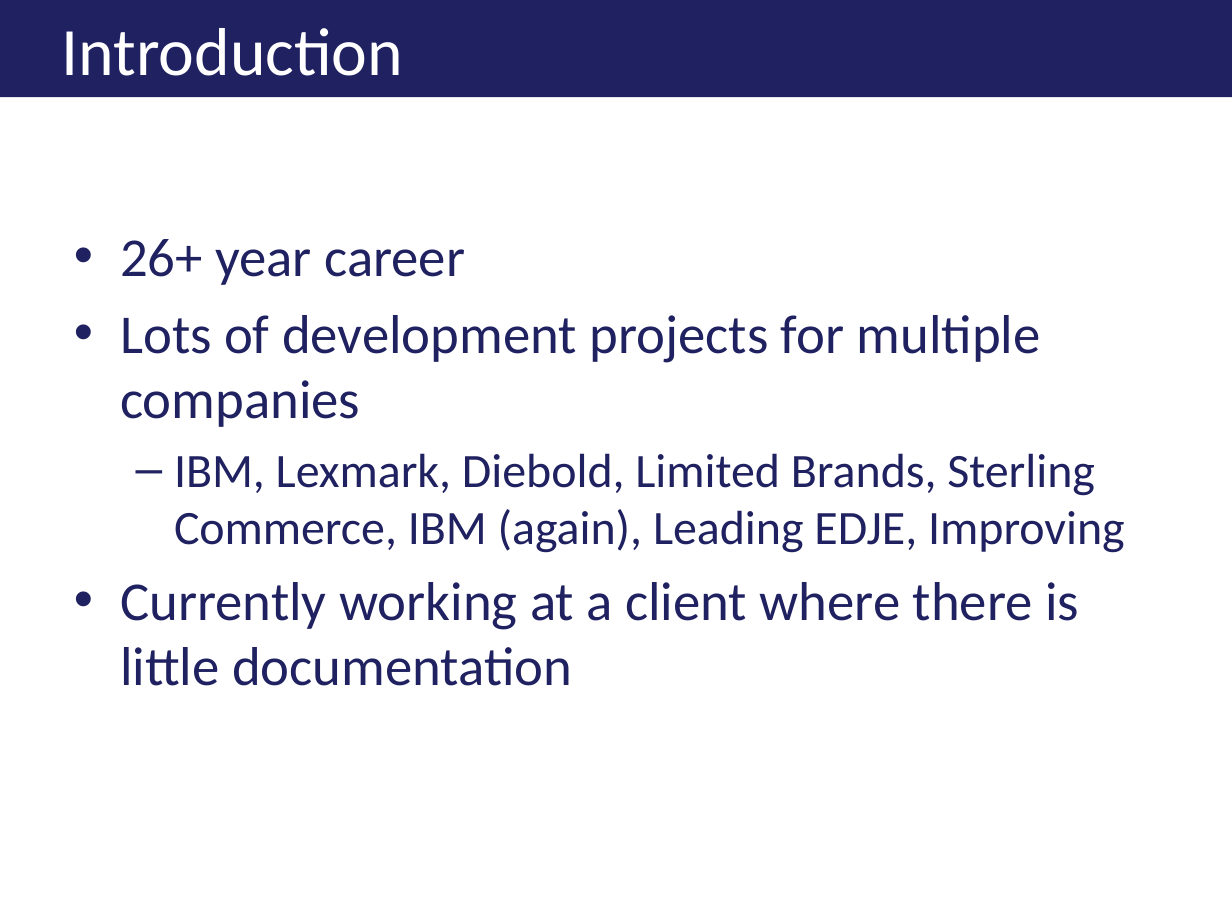
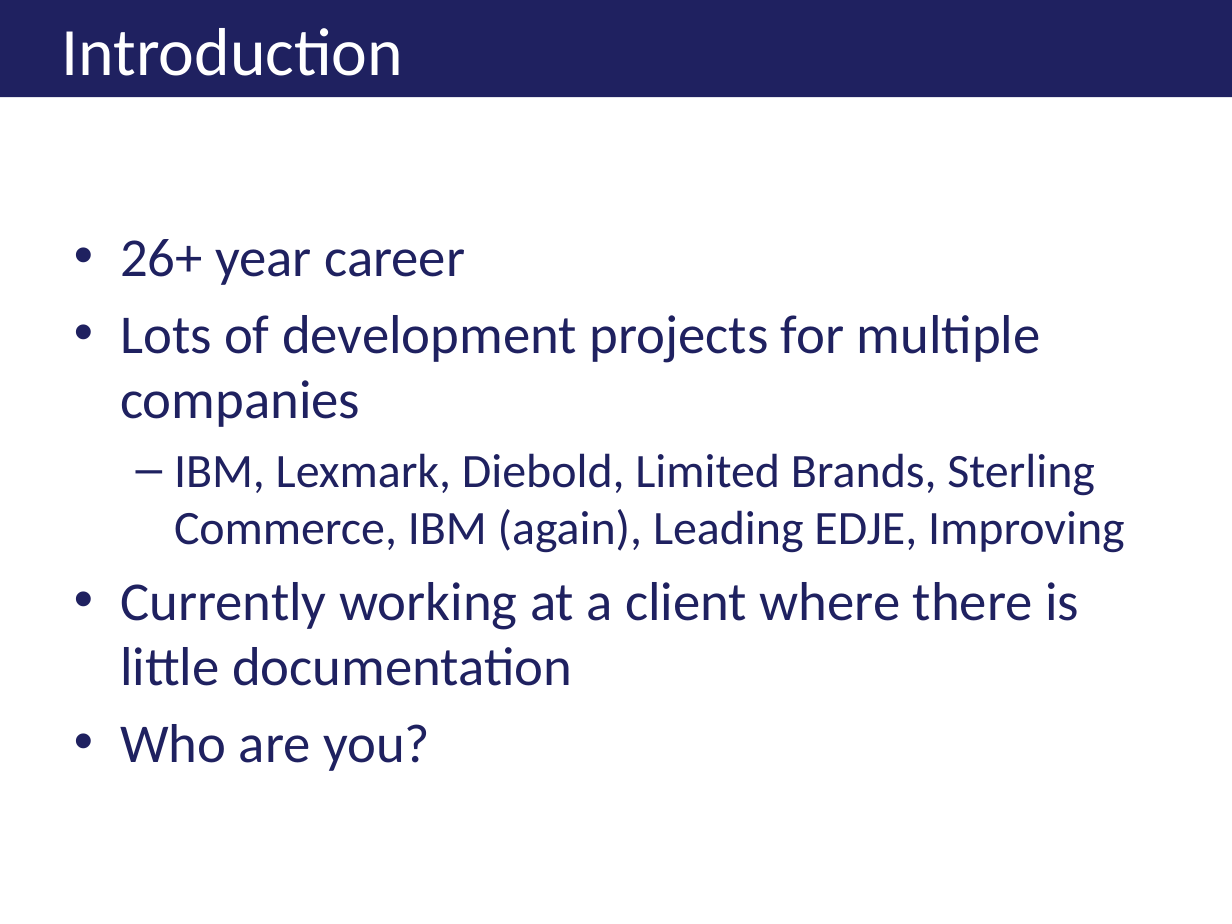
Before and after one commit to jkwuc89/Presentations, a slide deck: slide 3 of Effectively Documenting your Development Project.pptx. Drawn at 1232x924 pixels with LibreOffice and Linux fonts; fonts in the diff are those of the drawing; background and template pictures are left out. Boxes give left, top, right and bottom in pixels: in the first picture for what was removed or moved away, otherwise in the second. Text is boxed around its words. In the diff, an @@ line names an element or a change of style, - is before the commit and + after.

```diff
--- a/Effectively Documenting your Development Project.pptx
+++ b/Effectively Documenting your Development Project.pptx
@@ text at (120,724,430,771): paragraph added @@
+• Who are you?
```
Also in this commit, not shown: 6 other slides changed, 1 slide added, 1 other file.
